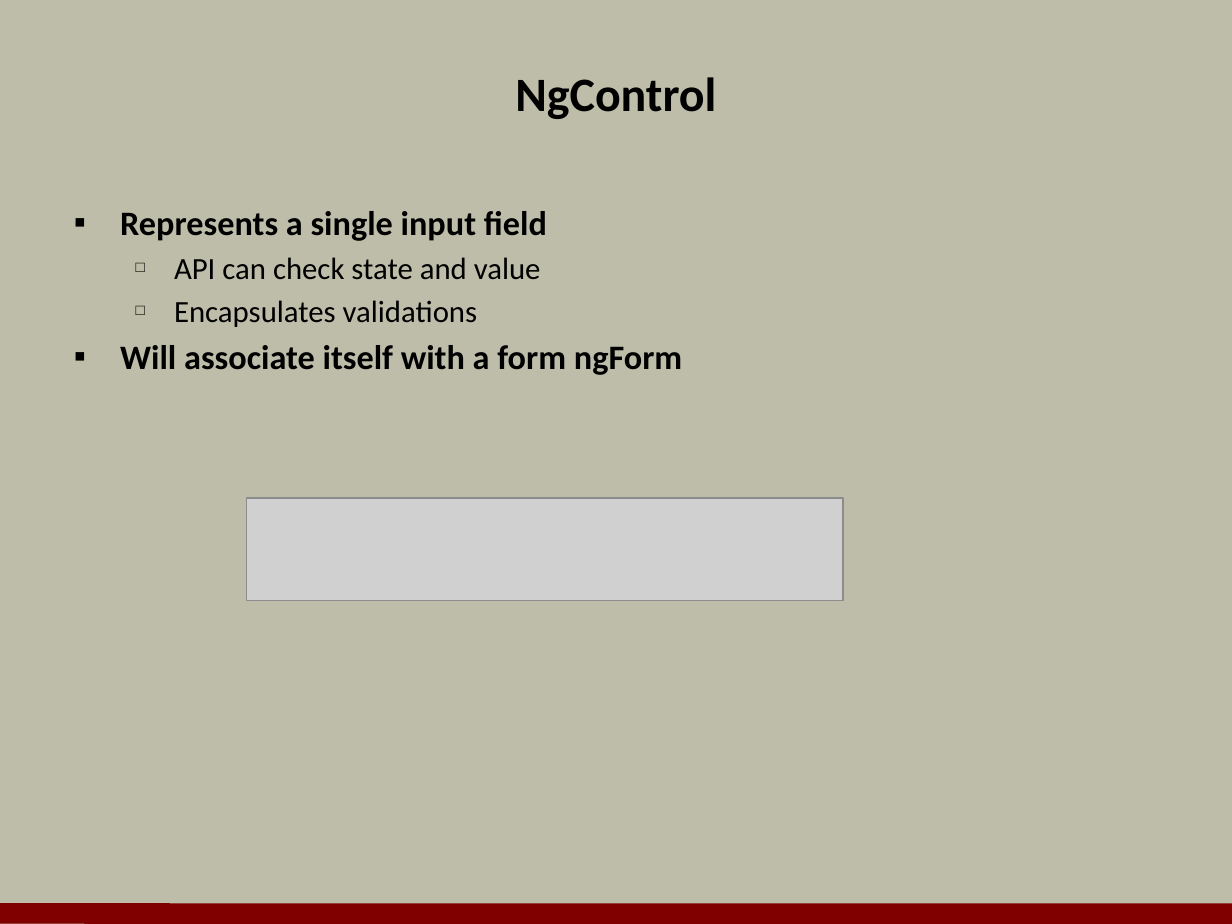
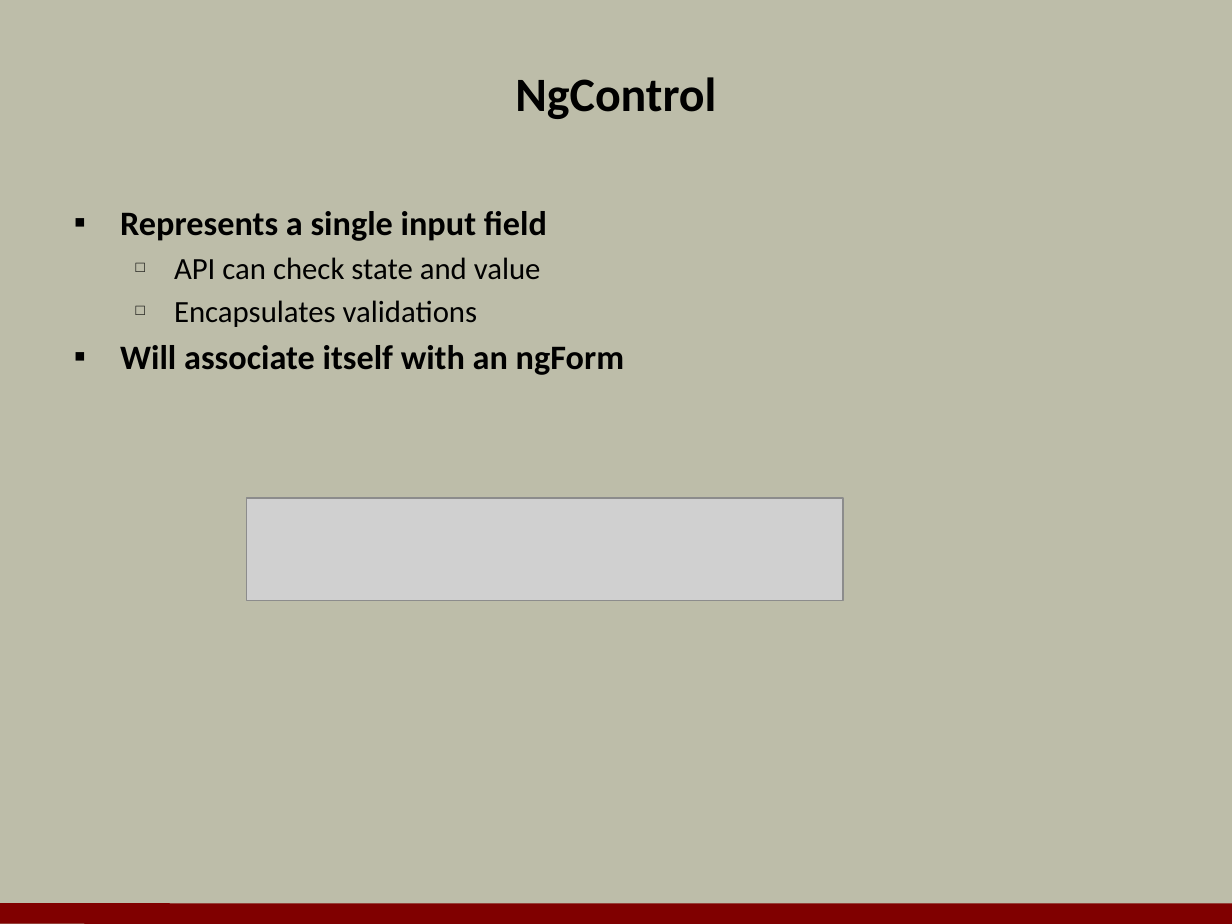
Before and after one commit to OdeToCode/classes, a slide deck: slide 5 of angular2/slides/06_forms.pptx. Drawn at 1232x924 pixels with LibreOffice and Linux fonts; fonts in the diff are those of the drawing; grey boxes stand for pictures; background and template pictures are left out. Boxes give left, top, right and bottom in pixels: in the first picture for what was removed or moved away, otherwise in the second. Text is boxed around its words. In the diff, an @@ line names an element or a change of style, - is before the commit and + after.

```diff
--- a/angular2/slides/06_forms.pptx
+++ b/angular2/slides/06_forms.pptx
@@ text at [120,345,624,375]: text changed @@
-▪ Will associate itself with a form ngForm
+▪ Will associate itself with an ngForm
```
Also in this commit, not shown: 3 other files.
